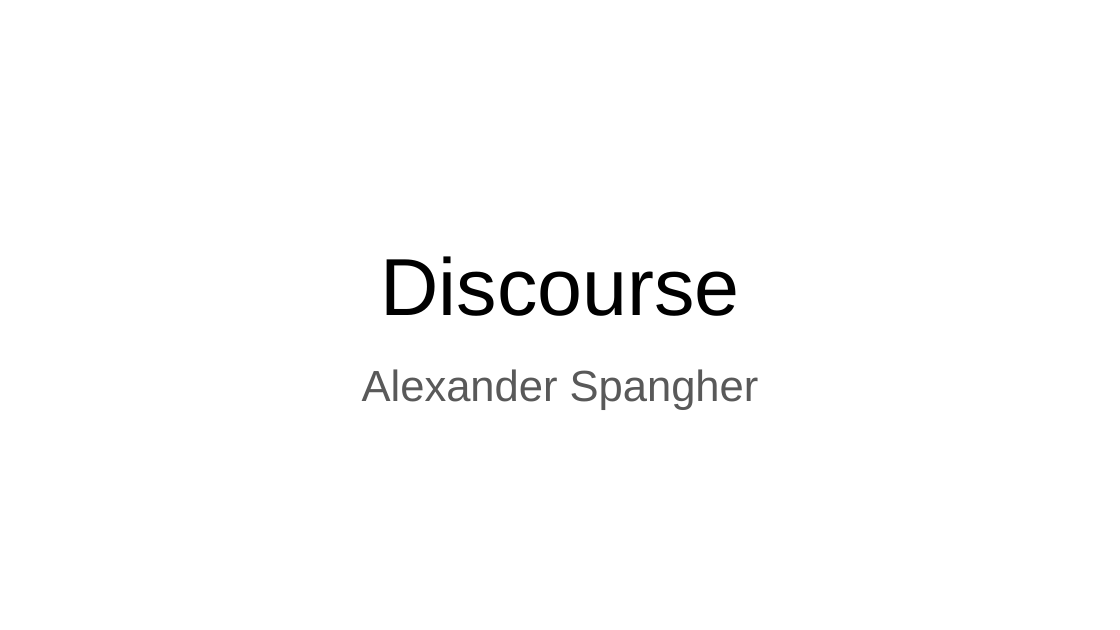
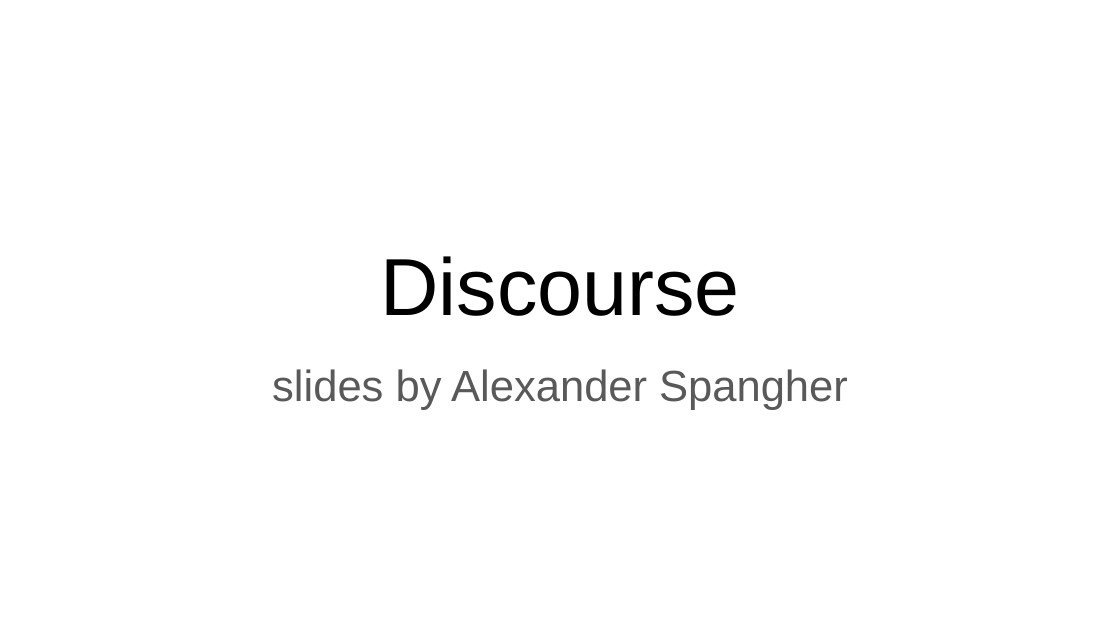
Before and after one commit to jonmay/USC-CS662, a slide deck: slide 1 of assets/files/discourse.pptx. Drawn at 1120x630 pixels with LibreOffice and Linux fonts; fonts in the diff are those of the drawing. Boxes give left, top, right and bottom in pixels: in the first picture for what was removed or moved away, otherwise in the second. Text is boxed around its words. In the diff, an @@ line names an element or a change of style, - is before the commit and + after.

Commit message:
discourse tweak

```diff
--- a/assets/files/discourse.pptx
+++ b/assets/files/discourse.pptx
@@ subtitle at (x1=272, y1=369, x2=848, y2=410): text changed @@
-Alexander Spangher
+slides by Alexander Spangher
```
Also in this commit, not shown: 17 other slides changed, 1 slide removed, 1 other file.
